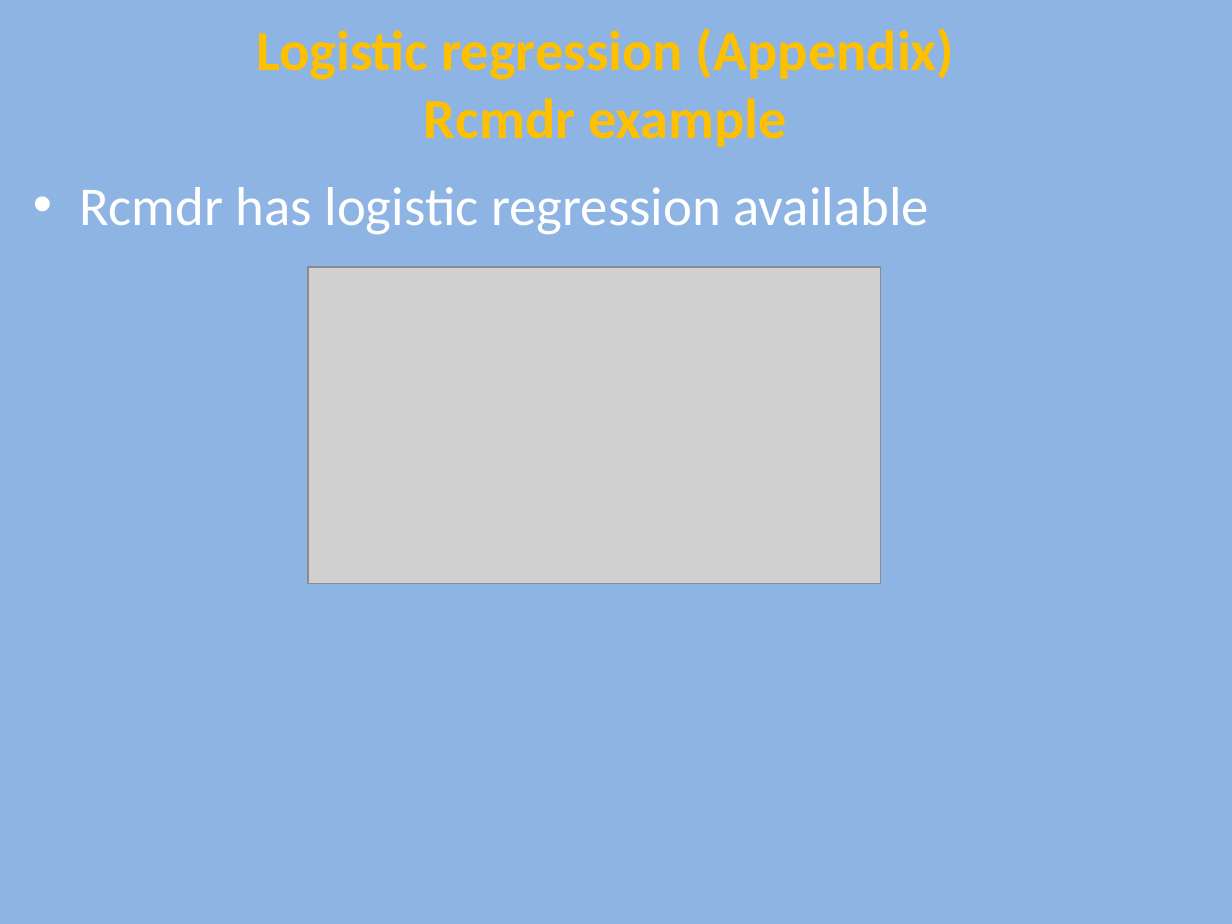
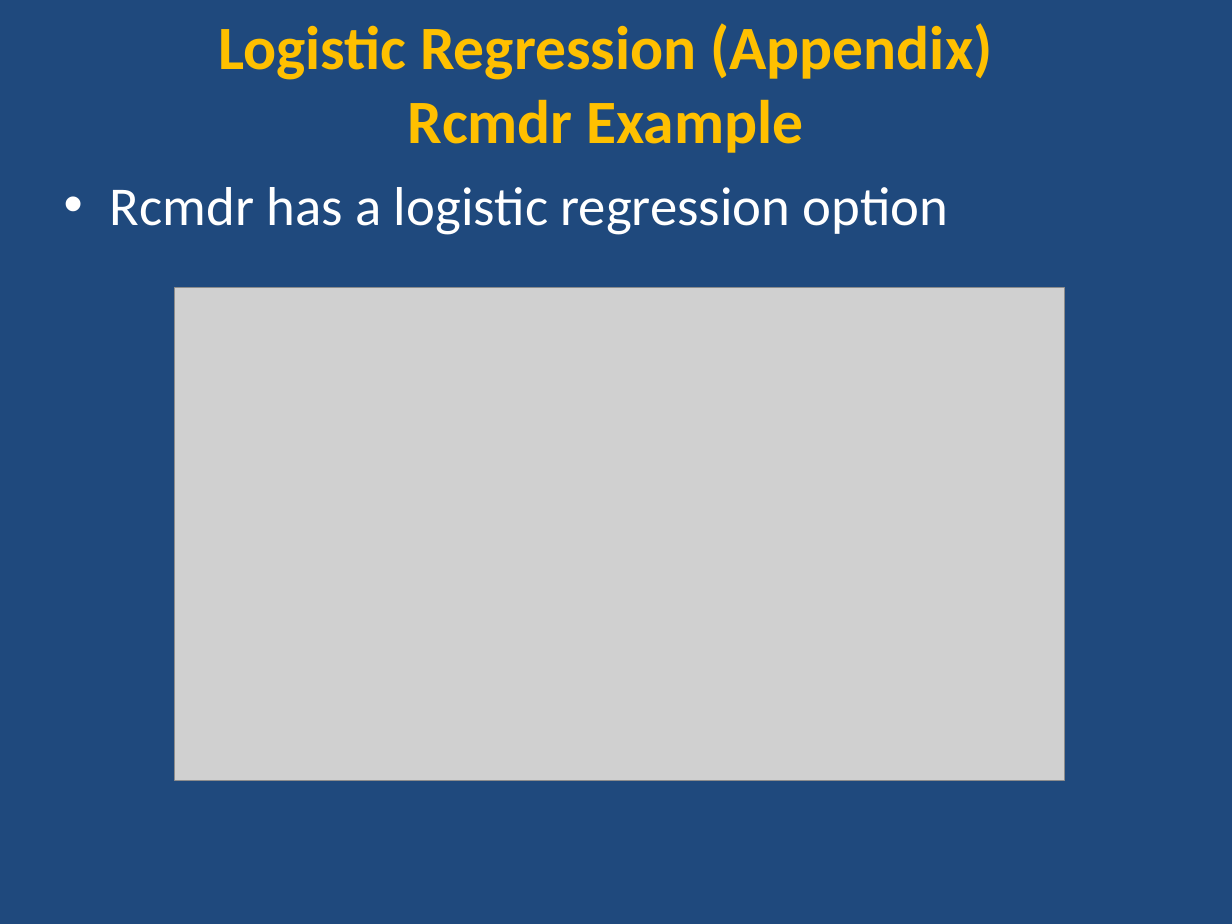
Before and after one commit to ncss-tech/stats_for_soil_survey, a slide deck: slide 21 of presentations/logistic_regression/Logistic.pptx (slide 24 before the commit). Drawn at 1232x924 pixels with LibreOffice and Linux fonts; fonts in the diff are those of the drawing; grey boxes stand for pictures. Boxes give left, top, right and bottom in pixels: in the first picture for what was removed or moved away, otherwise in the second. Text is boxed around its words. In the diff, an @@ line names an element or a change of style, - is before the commit and + after.

Commit message:
minor edits to spodic presence example and formatting in logistic ppt

```diff
--- a/presentations/logistic_regression/Logistic.pptx
+++ b/presentations/logistic_regression/Logistic.pptx
@@ background #8EB4E3 to #1F497D @@
@@ text at [218, 23, 992, 153]: text changed; size 33 to 36 pt @@
-Logistic regression (Appendix)
-Rcmdr example
+Logistic Regression (Appendix)
+Rcmdr Example
@@ text at [110, 187, 949, 235]: text changed @@
-• Rcmdr has logistic regression available
+• Rcmdr has a logistic regression option
@@ picture: place and size @@
-picture at [308, 267, 881, 584]
+picture at [175, 287, 1064, 780]
```
Also in this commit, not shown: 26 other slides changed, 3 slides removed.
